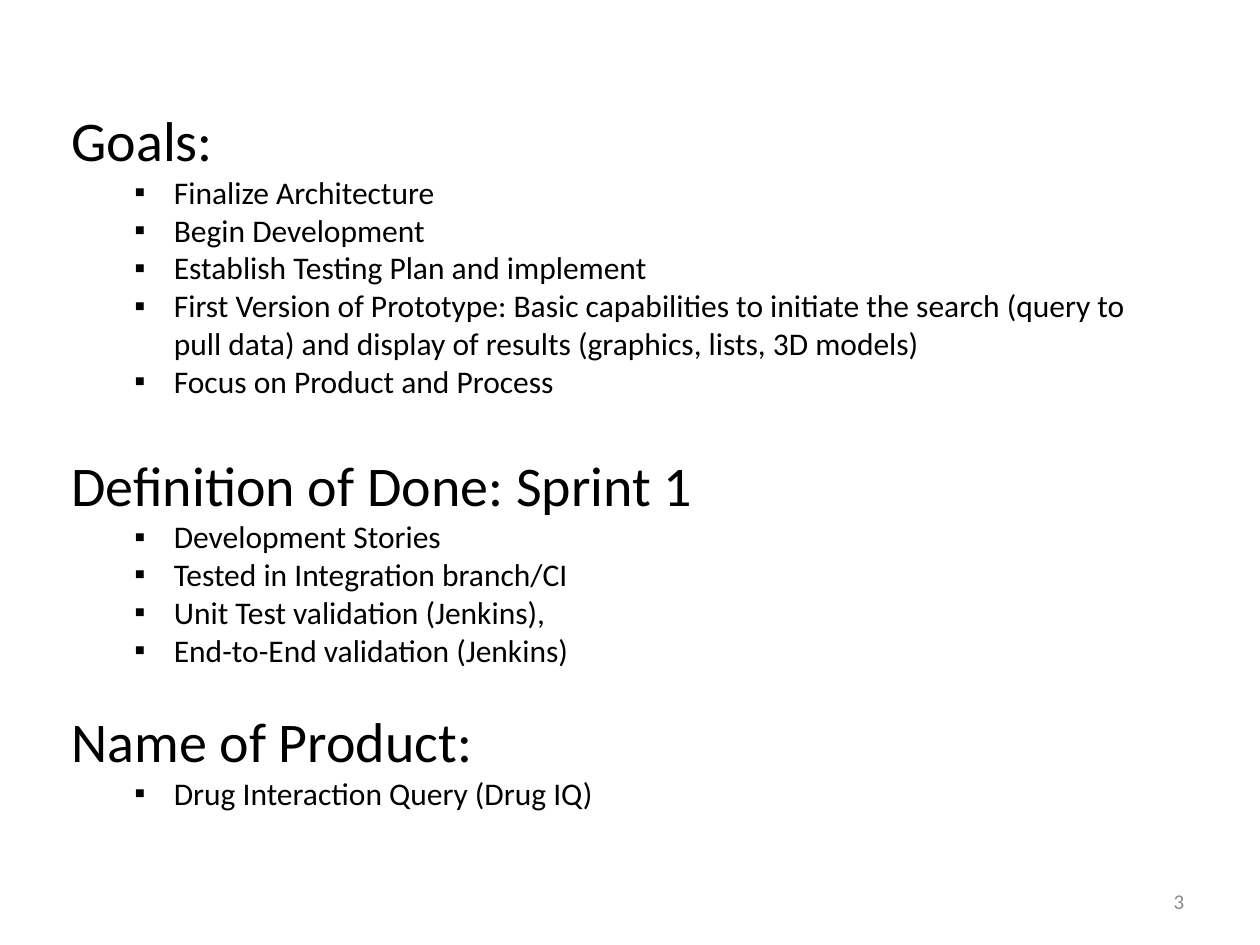
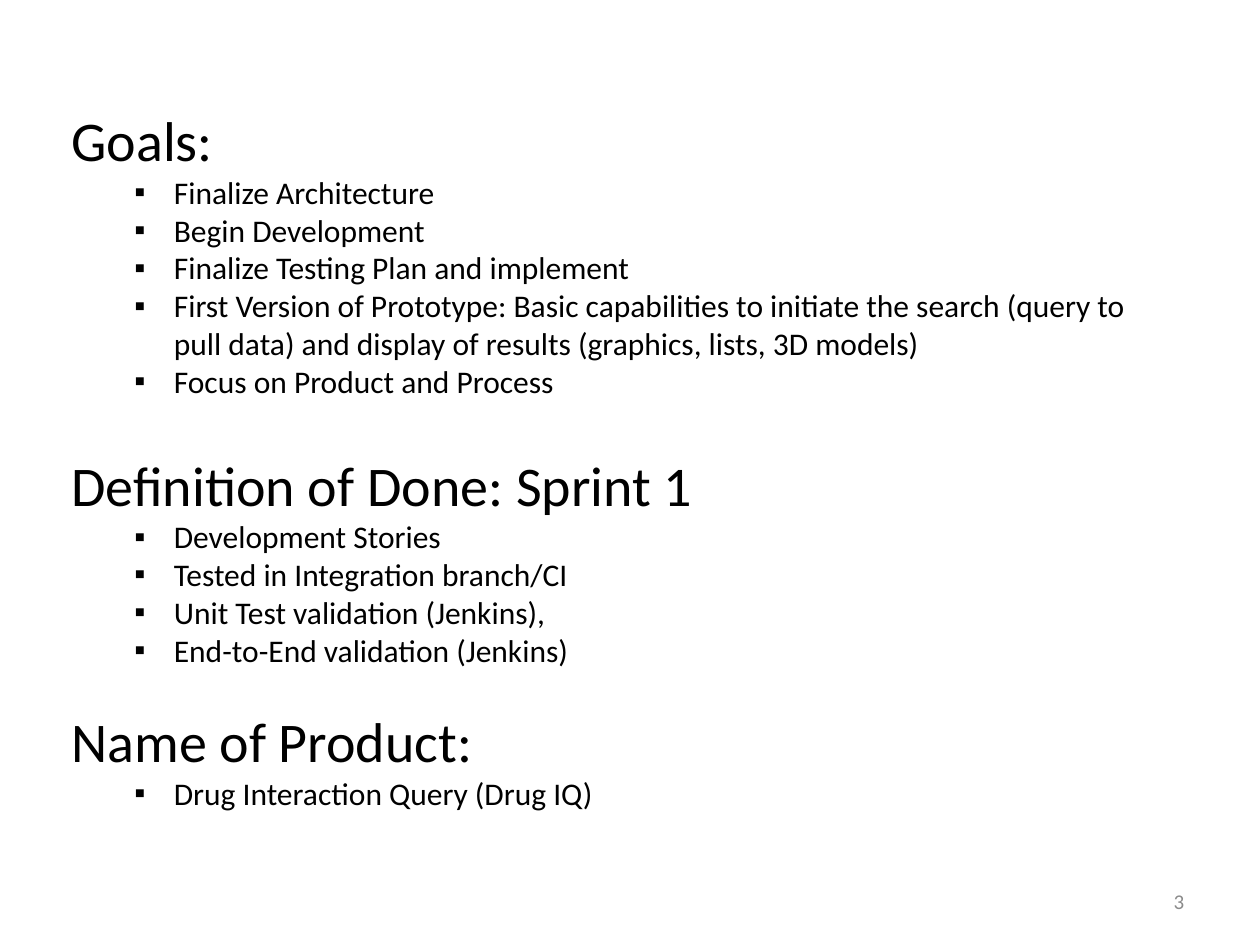
Before and after one commit to Geocent/18f-prototype, a slide deck: slide 3 of docs/scrum/sprint1/Sprint 1 Review_Retrospective 06232015.pptx. Drawn at 1260x945 pixels with LibreOffice and Linux fonts; fonts in the diff are those of the drawing; background and template pictures are left out. Boxes give left, top, right and bottom in pixels: in the first picture for what was removed or moved away, otherwise in the second. Text is boxed around its words. In the diff, an @@ line names an element or a change of style, - is before the commit and + after.

```diff
--- a/docs/scrum/sprint1/Sprint 1 Review_Retrospective 06232015.pptx
+++ b/docs/scrum/sprint1/Sprint 1 Review_Retrospective 06232015.pptx
@@ text at (174,257,629,285): text changed @@
-  ▪ Establish Testing Plan and implement
+  ▪ Finalize Testing Plan and implement
```
Also in this commit, not shown: 1 other slide changed, 3 other files.
